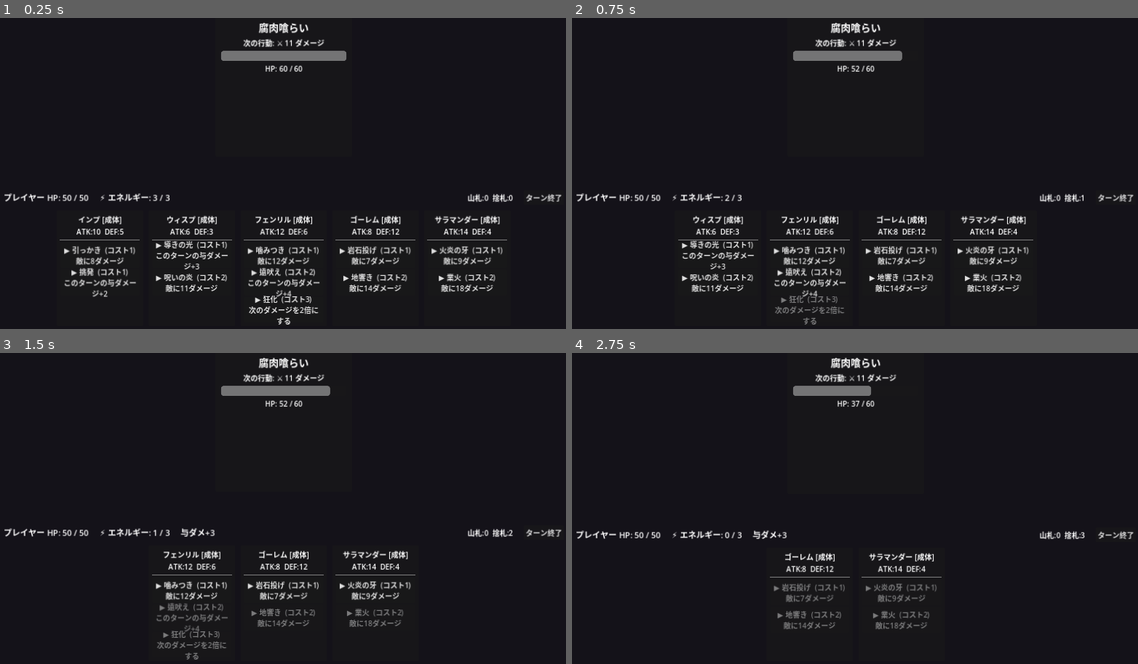
Above: before the commit, frames 1-4 (two rows, left to right).
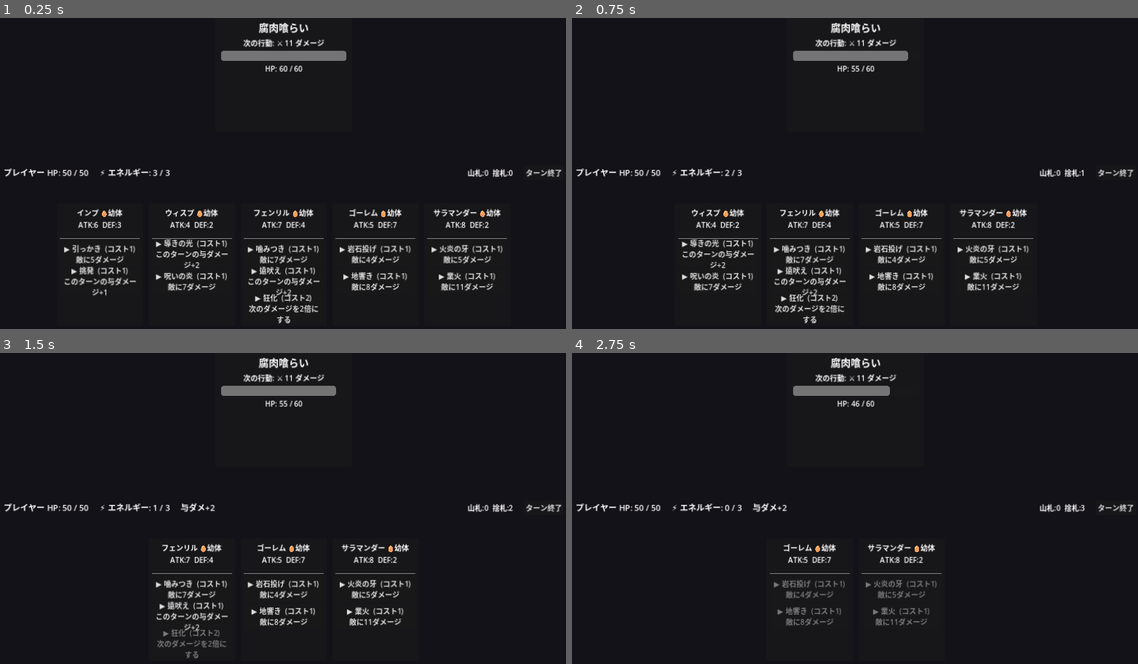
Above: after the commit, the same moments.

Repository: bakery48/mortal-pact
Game: Godot game, scene res://scenes/battle/battle.tscn
Two runs of this game, one before a commit and one after it. Both use one fixed random seed, a clock stepped at 60 frames per second and the inputs below.
Inputs (mouse positions are in pixels of both pictures, inside the frame that each line leads up to):
- Up to frame 1 (0.25 s): no input
- Up to frame 2 (0.75 s): click (673, 254) at 0.5 s, where only the run before the commit has a clickable "▶ 引っかき (コスト1) 敵に8ダメージ"
- Up to frame 3 (1.5 s): click (147, 589) at 1.25 s, where only the run before the commit has a clickable "▶ 導きの光 (コスト1) このターンの与ダメージ+3"
- Up to frame 4 (2.75 s): click (764, 589) at 2 s, where only the run before the commit has a clickable "▶ 噛みつき (コスト1) 敵に12ダメージ"

The runs differ from the first frame. In frame 1, 7.2% of the frame differs, in the area x 0-100%, y 48-99%; in frame 2, 6.1%; in frame 3, 4.9%; in frame 4, 3.6%.

Commit message:
フェーズ2：魔物のライフサイクルを実装
- 成長段階（幼体→若体→成体→老体→消滅）を MonsterData に追加
- コマンド使用ごとに EXP 蓄積、閾値で段階移行
- 段階に応じた能力倍率・コスト補正（老体は弱体化、幼体はコスト安め）
- 消滅した魔物はデッキから除外（deck_manager.remove_card）
- カードに段階ラベル・EXPバーを表示、成長/消滅イベントを通知
- 初期デッキを幼体スタートに変更、README更新

https://claude.ai/code/session_01SGpNd8xjjtE9S1hYpNHnwi

Diff:
--- a/resources/monsters/fenrir.tres
+++ b/resources/monsters/fenrir.tres
@@ -32,6 +32,6 @@
 monster_name = "フェンリル"
 attack = 12
 defense = 6
-stage = "成体"
+stage = 0
 exp = 0
 commands = [SubResource("cmd_bite"), SubResource("cmd_howl"), SubResource("cmd_rage")]
--- a/resources/monsters/golem.tres
+++ b/resources/monsters/golem.tres
@@ -24,6 +24,6 @@
 monster_name = "ゴーレム"
 attack = 8
 defense = 12
-stage = "成体"
+stage = 0
 exp = 0
 commands = [SubResource("cmd_throw"), SubResource("cmd_quake")]
--- a/resources/monsters/imp.tres
+++ b/resources/monsters/imp.tres
@@ -24,6 +24,6 @@
 monster_name = "インプ"
 attack = 10
 defense = 5
-stage = "成体"
+stage = 0
 exp = 0
 commands = [SubResource("cmd_scratch"), SubResource("cmd_taunt")]
--- a/resources/monsters/salamander.tres
+++ b/resources/monsters/salamander.tres
@@ -24,6 +24,6 @@
 monster_name = "サラマンダー"
 attack = 14
 defense = 4
-stage = "成体"
+stage = 0
 exp = 0
 commands = [SubResource("cmd_fang"), SubResource("cmd_blaze")]
--- a/resources/monsters/wisp.tres
+++ b/resources/monsters/wisp.tres
@@ -24,6 +24,6 @@
 monster_name = "ウィスプ"
 attack = 6
 defense = 3
-stage = "成体"
+stage = 0
 exp = 0
 commands = [SubResource("cmd_guide"), SubResource("cmd_curse")]
--- a/scenes/battle/battle_manager.gd
+++ b/scenes/battle/battle_manager.gd
@@ -31,6 +31,7 @@
 var _buff_label: Label
 var _pile_label: Label
 var _message_label: Label
+var _event_label: Label
 var _end_turn_button: Button
 
 func _ready() -> void:
@@ -102,6 +103,13 @@
 	_end_turn_button.pressed.connect(_on_end_turn_pressed)
 	status.add_child(_end_turn_button)
 
+	# 成長・消滅などのイベント通知（一定時間でフェードアウト）
+	_event_label = Label.new()
+	_event_label.horizontal_alignment = HORIZONTAL_ALIGNMENT_CENTER
+	_event_label.add_theme_font_size_override("font_size", 20)
+	_event_label.modulate.a = 0.0
+	main.add_child(_event_label)
+
 	# 手札エリア（下部・中央寄せ）
 	_hand_container = HBoxContainer.new()
 	_hand_container.alignment = BoxContainer.ALIGNMENT_CENTER
@@ -144,14 +152,26 @@
 func _on_command_selected(card: CardUI, cmd: CommandData) -> void:
 	if battle_over:
 		return
-	if energy < cmd.cost:
-		return
-
-	energy -= cmd.cost
-	_apply_command(cmd)
-
-	# 使用したカードは捨札へ送り、手札から取り除く。
-	deck.discard_card(card.data)
+	var cost := card.data.effective_cost(cmd)
+	if energy < cost:
+		return
+
+	energy -= cost
+	_apply_command(card.data, cmd)
+
+	# 使用するたびに EXP を蓄積し、ライフサイクルを進める。
+	var monster_name := card.data.monster_name
+	var grew := card.data.gain_exp(1)
+	if grew and not card.data.is_dead():
+		_flash_message("%s は %s に成長した！" % [monster_name, card.data.stage_label()])
+
+	if card.data.is_dead():
+		# 消滅：デッキから完全に除外し、捨札にも戻さない。
+		deck.remove_card(card.data)
+		_flash_message("%s は老いて消滅した…" % monster_name)
+	else:
+		# 通常使用：捨札へ送る。
+		deck.discard_card(card.data)
 	card.queue_free()
 
 	if enemy.is_dead():
@@ -159,16 +179,16 @@
 		return
 	_refresh()
 
-func _apply_command(cmd: CommandData) -> void:
+func _apply_command(card_data: MonsterData, cmd: CommandData) -> void:
 	match cmd.effect:
 		CommandData.Effect.DAMAGE:
-			var dmg := cmd.power + atk_buff
+			var dmg := card_data.effective_power(cmd) + atk_buff
 			if double_next:
 				dmg *= 2
 				double_next = false
 			enemy.take_damage(dmg)
 		CommandData.Effect.BUFF_ATK:
-			atk_buff += cmd.power
+			atk_buff += card_data.effective_power(cmd)
 		CommandData.Effect.DOUBLE_NEXT:
 			double_next = true
 
@@ -196,6 +216,14 @@
 
 # --- 表示更新・終了処理 -----------------------------------------------------
 
+## 画面中央下にイベント文を表示し、しばらくしてフェードアウトさせる。
+func _flash_message(text: String) -> void:
+	_event_label.text = text
+	_event_label.modulate.a = 1.0
+	var tween := create_tween()
+	tween.tween_interval(1.2)
+	tween.tween_property(_event_label, "modulate:a", 0.0, 0.8)
+
 func _refresh() -> void:
 	_hp_label.text = "プレイヤー HP: %d / %d" % [player_hp, player_max_hp]
 	_energy_label.text = "⚡ エネルギー: %d / %d" % [energy, MAX_ENERGY]
--- a/scenes/battle/card.gd
+++ b/scenes/battle/card.gd
@@ -3,6 +3,7 @@
 
 ## 手札に並ぶ魔物カード1枚のUI。
 ## battle_manager が data をセットしてから add_child することで _ready で描画する。
+## 表示は data の現在の成長段階に応じた実効値（effective_*）を反映する。
 
 signal command_selected(card: CardUI, command: CommandData)
 
@@ -11,7 +12,7 @@
 var _command_buttons: Array[Button] = []
 
 func _ready() -> void:
-	custom_minimum_size = Vector2(190, 250)
+	custom_minimum_size = Vector2(190, 270)
 	if data != null:
 		_build()
 
@@ -28,26 +29,46 @@
 	margin.add_child(vbox)
 
 	var title := Label.new()
-	title.text = "%s [%s]" % [data.monster_name, data.stage]
+	title.text = "%s %s" % [data.monster_name, data.stage_label()]
 	title.horizontal_alignment = HORIZONTAL_ALIGNMENT_CENTER
 	vbox.add_child(title)
 
 	var stats := Label.new()
-	stats.text = "ATK:%d  DEF:%d" % [data.attack, data.defense]
+	stats.text = "ATK:%d  DEF:%d" % [data.effective_attack(), data.effective_defense()]
 	stats.horizontal_alignment = HORIZONTAL_ALIGNMENT_CENTER
 	vbox.add_child(stats)
+
+	# EXP バー（次の段階までの進捗）
+	var exp_bar := ProgressBar.new()
+	exp_bar.max_value = 1.0
+	exp_bar.value = data.exp_progress()
+	exp_bar.show_percentage = false
+	exp_bar.custom_minimum_size = Vector2(0, 8)
+	vbox.add_child(exp_bar)
 
 	vbox.add_child(HSeparator.new())
 
 	for cmd in data.commands:
 		var btn := Button.new()
-		btn.text = "▶ %s  (コスト%d)\n%s" % [cmd.command_name, cmd.cost, cmd.description]
+		var cost := data.effective_cost(cmd)
+		btn.text = "▶ %s  (コスト%d)\n%s" % [cmd.command_name, cost, _command_text(cmd)]
 		btn.autowrap_mode = TextServer.AUTOWRAP_WORD_SMART
-		btn.set_meta("cost", cmd.cost)
-		# lambda で対象コマンドを束縛してシグナルを発火。
+		btn.set_meta("cost", cost)
 		btn.pressed.connect(func() -> void: command_selected.emit(self, cmd))
 		vbox.add_child(btn)
 		_command_buttons.append(btn)
+
+## コマンドの効果説明を、現在の段階の実効威力で生成する。
+func _command_text(cmd: CommandData) -> String:
+	var p := data.effective_power(cmd)
+	match cmd.effect:
+		CommandData.Effect.DAMAGE:
+			return "敵に%dダメージ" % p
+		CommandData.Effect.BUFF_ATK:
+			return "このターンの与ダメージ+%d" % p
+		CommandData.Effect.DOUBLE_NEXT:
+			return "次のダメージを2倍にする"
+	return cmd.description
 
 ## 現在のエネルギーに応じて、払えないコマンドのボタンを無効化する。
 func refresh(energy: int) -> void:
--- a/scripts/deck_manager.gd
+++ b/scripts/deck_manager.gd
@@ -56,6 +56,12 @@
 	hand.erase(card)
 	discard_pile.append(card)
 
+## 消滅した魔物をデッキから完全に除外する（捨札にも戻さない）。
+func remove_card(card: MonsterData) -> void:
+	hand.erase(card)
+	draw_pile.erase(card)
+	discard_pile.erase(card)
+
 ## ターン終了時、手札に残ったカードをまとめて捨札へ。
 func discard_hand() -> void:
 	for card in hand:
--- a/scripts/monster_data.gd
+++ b/scripts/monster_data.gd
@@ -1,15 +1,112 @@
 class_name MonsterData
 extends Resource
 
-## 1枚の魔物カードのデータ。
-## フェーズ2以降のライフサイクル（EXP・成長段階）を見越して
-## stage / exp フィールドも持たせてあるが、フェーズ1では表示のみ。
+## 1枚の魔物カードのデータ兼ライフサイクル状態。
+## ドロー時に duplicate されるため、各カードが独立して成長・老化する。
+##
+## 成長は使用ごとに蓄積する EXP で進行する：
+##   幼体 → 若体 → 成体（ピーク）→ 老体 → 消滅
+## ピークを過ぎると弱体化し、老体はコスト増・効果減、消滅でデッキから除外される。
+
+enum Stage { INFANT, YOUNG, ADULT, ELDER, DEAD }
+
+## 各段階に到達するのに必要な累計 EXP（この値以上で当該段階）。
+const STAGE_THRESHOLDS := {
+	Stage.INFANT: 0,
+	Stage.YOUNG: 2,
+	Stage.ADULT: 4,
+	Stage.ELDER: 7,
+	Stage.DEAD: 10,
+}
+
+## 段階ごとの能力倍率（ATK/DEF とコマンド威力に共通で適用）。
+const STAGE_MULT := {
+	Stage.INFANT: 0.6,
+	Stage.YOUNG: 0.8,
+	Stage.ADULT: 1.0,
+	Stage.ELDER: 0.55,
+	Stage.DEAD: 0.0,
+}
+
+## 段階ごとのコスト補正（最終コストは最低1にクランプ）。
+const STAGE_COST_DELTA := {
+	Stage.INFANT: -1, # 幼体はコスト安め
+	Stage.YOUNG: 0,
+	Stage.ADULT: 0,
+	Stage.ELDER: 1,   # 老体はコスト増
+	Stage.DEAD: 0,
+}
+
+const STAGE_LABEL := {
+	Stage.INFANT: "🥚幼体",
+	Stage.YOUNG: "🌱若体",
+	Stage.ADULT: "⚔️成体",
+	Stage.ELDER: "🍂老体",
+	Stage.DEAD: "💀消滅",
+}
 
 @export var monster_name: String = "魔物"
+## 基礎 ATK/DEF。実値は段階倍率を掛けた effective_* を使う。
 @export var attack: int = 10
 @export var defense: int = 5
-## 成長段階（幼体 / 若体 / 成体 / 老体）。フェーズ1では固定値。
-@export var stage: String = "成体"
-## 蓄積経験値。フェーズ2の段階移行で使用予定。
+@export var stage: Stage = Stage.INFANT
+## 蓄積経験値。使用ごとに加算され、段階移行のトリガーになる。
 @export var exp: int = 0
 @export var commands: Array[CommandData] = []
+
+# --- ライフサイクル ---------------------------------------------------------
+
+## EXP を加算し段階を更新する。段階が変化したら true を返す。
+func gain_exp(amount: int) -> bool:
+	var before := stage
+	exp += amount
+	_update_stage()
+	return stage != before
+
+func _update_stage() -> void:
+	var new_stage := Stage.INFANT
+	for s in [Stage.INFANT, Stage.YOUNG, Stage.ADULT, Stage.ELDER, Stage.DEAD]:
+		if exp >= int(STAGE_THRESHOLDS[s]):
+			new_stage = s
+	stage = new_stage
+
+func is_dead() -> bool:
+	return stage == Stage.DEAD
+
+func stage_label() -> String:
+	return String(STAGE_LABEL[stage])
+
+# --- 段階補正を反映した実効値 ----------------------------------------------
+
+func _mult() -> float:
+	return float(STAGE_MULT[stage])
+
+func effective_attack() -> int:
+	return roundi(attack * _mult())
+
+func effective_defense() -> int:
+	return roundi(defense * _mult())
+
+func effective_cost(cmd: CommandData) -> int:
+	return clampi(cmd.cost + int(STAGE_COST_DELTA[stage]), 1, 99)
+
+func effective_power(cmd: CommandData) -> int:
+	return max(0, roundi(cmd.power * _mult()))
+
+# --- EXP バー表示用 ---------------------------------------------------------
+
+func _next_stage() -> Stage:
+	if stage == Stage.DEAD:
+		return Stage.DEAD
+	return (stage + 1) as Stage
+
+## 現段階から次段階までの進捗（0.0〜1.0）。消滅時は 1.0。
+func exp_progress() -> float:
+	var nxt := _next_stage()
+	if nxt == stage:
+		return 1.0
+	var cur_thr := int(STAGE_THRESHOLDS[stage])
+	var next_thr := int(STAGE_THRESHOLDS[nxt])
+	if next_thr <= cur_thr:
+		return 1.0
+	return clampf(float(exp - cur_thr) / float(next_thr - cur_thr), 0.0, 1.0)
--- a/scripts/monster_factory.gd
+++ b/scripts/monster_factory.gd
@@ -20,7 +20,8 @@
 	m.monster_name = name
 	m.attack = atk
 	m.defense = def
-	m.stage = "成体"
+	m.stage = MonsterData.Stage.INFANT # 生まれたて（幼体）から育てる
+	m.exp = 0
 	m.commands = cmds
 	return m
 
Not shown, changed: README.md
